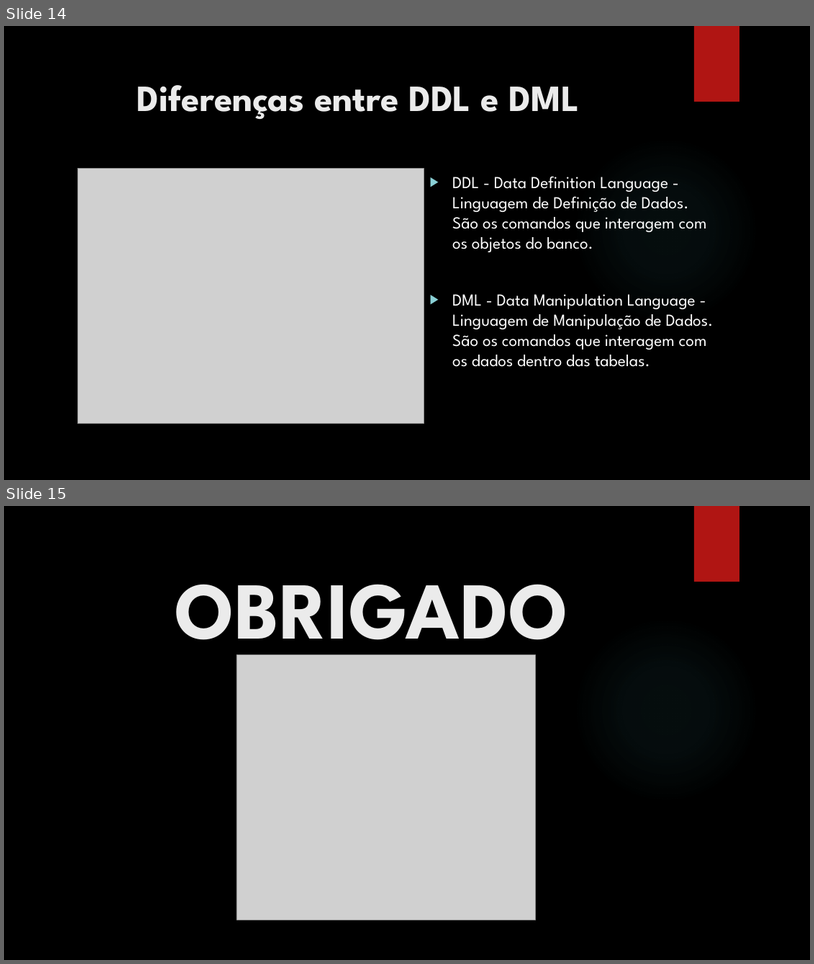
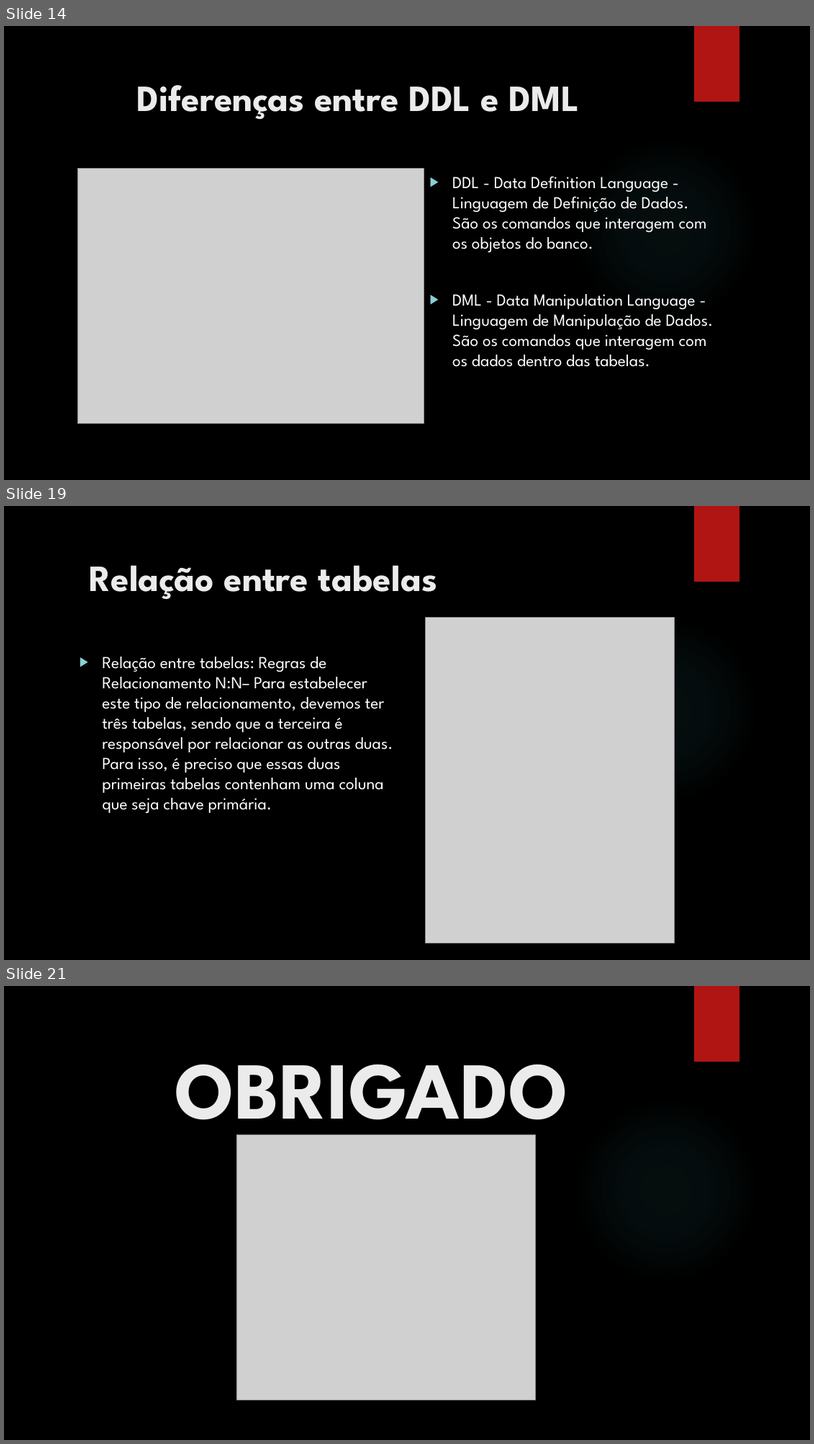
Before and after one commit to francielisabreu/BecaJava.-Aulajava02, a slide deck: SQL_aula1.pptx. Shown one above the other, each under a label of ours: slides 14 and 15 before the commit, slides 14, 19 and 21 after it; the slides between them are not shown. The pictures are 814x964 and 814x1444 pixels, drawn with LibreOffice and Linux fonts; fonts in the diff are those of the drawing; grey boxes stand for pictures; background and template pictures are left out. Boxes give left, top, right and bottom in pixels: in the first picture for what was removed or moved away, otherwise in the second. Text is boxed around its words. In the diff, an @@ line names an element or a change of style, - is before the commit and + after.

Commit message:
apresentação sobre relação de tabela atualizada - exer banco de dados

```diff
--- a/SQL_aula1.pptx
+++ b/SQL_aula1.pptx
@@ slide 19 added at [4,506,810,960], background picture (left out); not listed: 2 template elements that a slide beside it also shows @@
@@ title added at [89,565,437,599], 44 pt, text #EBEBEB, bold @@
+Relação entre tabelas
@@ picture added at [426,618,674,942] @@
@@ text added at [102,656,394,813], 20 pt, text #FFFFFF @@
+▶ Relação entre tabelas: Regras de Relacionamento N:N– Para estabelecer este tipo de relacionamento, devemos ter três tabelas, sendo que a terceira é responsável por relacionar as outras duas. Para isso, é preciso que essas duas primeiras tabelas contenham uma coluna que seja chave primária.
@@ what was slide 15 is now slide 21 @@
```
Also in this commit, not shown: 5 other slides added.
